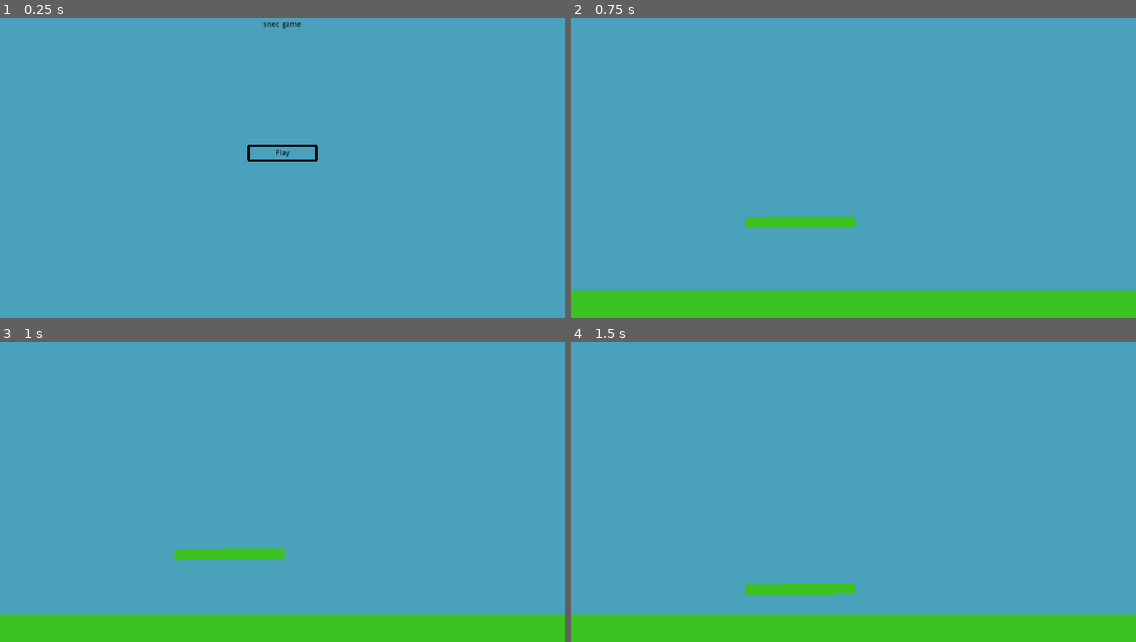
Above: before the commit, frames 1-4 (two rows, left to right).
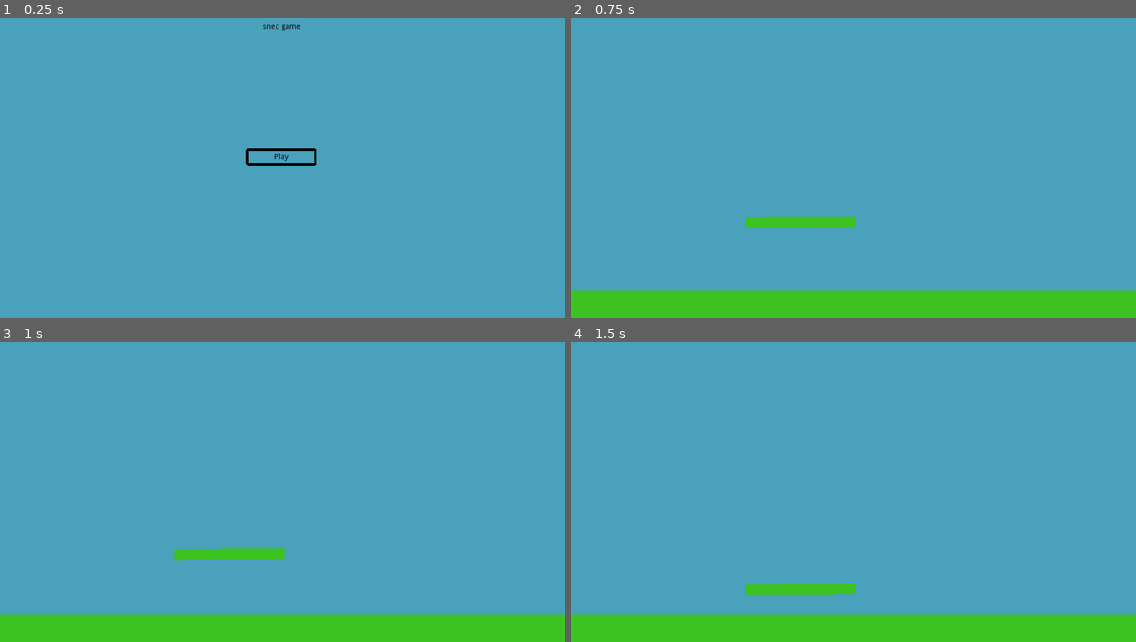
Above: after the commit, the same moments.

Repository: taylorhansen/snek-game
Game: Godot game, scene res://menus/MainMenu.tscn
Two runs of this game, one before a commit and one after it. Both use one fixed random seed, a clock stepped at 60 frames per second and the inputs below.
Inputs:
- Up to frame 1 (0.25 s): no input
- Up to frame 2 (0.75 s): click "Play" at 0.5 s
- Up to frame 3 (1 s): no input
- Up to frame 4 (1.5 s): hold Right (head_right) from 1.28 s (still down); hold Up (head_grip) from 1.28 s (still down)

The runs differ from the first frame. In frame 1, 0.6% of the frame differs, in the area x 43-57%, y 1-50%; in frame 2, nothing differs; in frame 3, nothing differs; in frame 4, nothing differs.

Commit message:
Add new music

Diff:
--- a/menus/MainMenu.tscn
+++ b/menus/MainMenu.tscn
@@ -6,6 +6,10 @@
 [node name="MainMenu" type="Control"]
 anchor_right = 1.0
 anchor_bottom = 1.0
+margin_left = -1.0
+margin_top = 4.0
+margin_right = -1.0
+margin_bottom = 4.0
 script = ExtResource( 1 )
 
 [node name="Label" type="Label" parent="."]
@@ -24,10 +28,10 @@
 anchor_top = 0.5
 anchor_right = 0.5
 anchor_bottom = 0.5
-margin_left = -64.0
-margin_top = -16.0
-margin_right = 64.0
-margin_bottom = 16.0
+margin_left = -65.0
+margin_top = -13.0
+margin_right = 63.0
+margin_bottom = 19.0
 focus_mode = 0
 theme = ExtResource( 2 )
 shortcut_in_tooltip = false
--- a/music/Music.tscn
+++ b/music/Music.tscn
@@ -1,12 +1,13 @@
-[gd_scene load_steps=4 format=2]
+[gd_scene load_steps=5 format=2]
 
 [ext_resource path="res://music/Music.gd" type="Script" id=1]
 [ext_resource path="res://music/tranqulity.ogg" type="AudioStream" id=2]
 [ext_resource path="res://music/upbeat.ogg" type="AudioStream" id=3]
+[ext_resource path="res://music/requiem.ogg" type="AudioStream" id=4]
 
 [node name="Music" type="AudioStreamPlayer"]
 autoplay = true
 bus = "Music"
 script = ExtResource( 1 )
-songs = [ ExtResource( 2 ), ExtResource( 3 ) ]
+songs = [ ExtResource( 2 ), ExtResource( 3 ), ExtResource( 4 ) ]
 [connection signal="finished" from="." to="." method="_on_Music_finished"]
Not shown, added: music/requiem.ogg.import
Not shown, added: music/requiem.ogg
